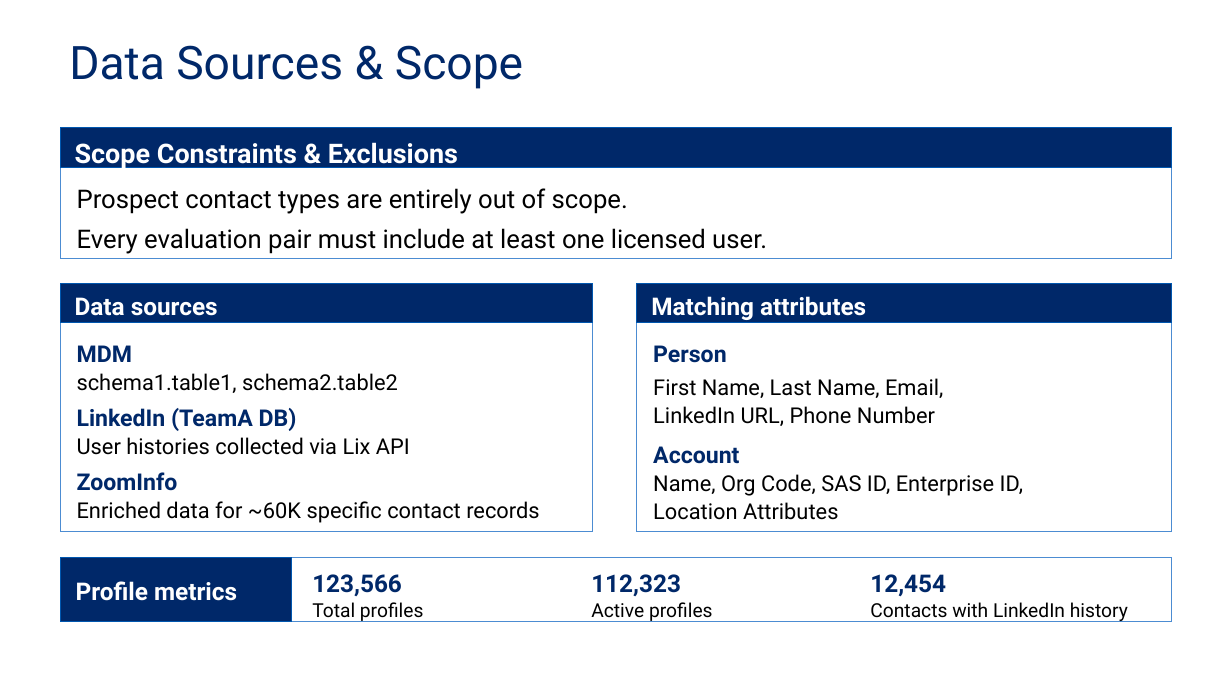
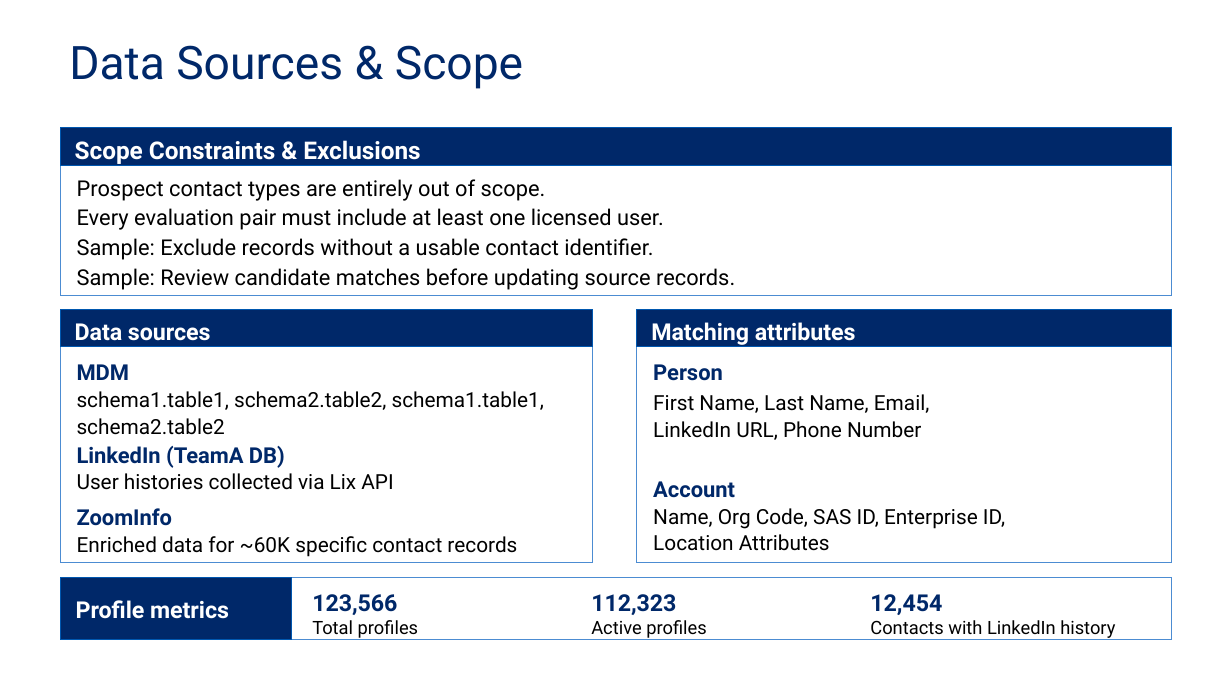
Before and after one commit to vidyasagarsvn/standalone-scripts, a slide deck: slide 3 of test.pptx. Drawn at 1232x693 pixels with LibreOffice and Linux fonts; fonts in the diff are those of the drawing. Boxes give left, top, right and bottom in pixels: in the first picture for what was removed or moved away, otherwise in the second. Text is boxed around its words. In the diff, an @@ line names an element or a change of style, - is before the commit and + after.

```diff
--- a/test.pptx
+++ b/test.pptx
@@ rectangle: place and size @@
-rectangle at [60,128,1172,259]
+rectangle at [60,128,1172,295]
@@ text "Scope Constraints & Exclusions" at [75,140,420,164]: size 21 to 19 pt @@
@@ text "Prospect contact types are entirely ...": place and size @@
-text "Prospect contact types are entirely ..." at [77,188,628,214]
+text "Prospect contact types are entirely ..." at [77,179,546,201]
@@ text "Prospect contact types are entirely ..." at [77,179,546,201]: size 20 to 17 pt @@
@@ text "Every evaluation pair must include ..." at [77,208,664,230]: size 20 to 17 pt @@
@@ text "Every evaluation pair must include ...": place and size @@
-text "Every evaluation pair must include ..." at [77,228,767,254]
+text "Every evaluation pair must include ..." at [77,208,664,230]
@@ text added at [77,238,653,260], 17 pt, text #000000 @@
+Sample: Exclude records without a usable contact identifier.
@@ text added at [77,268,735,290], 17 pt, text #000000 @@
+Sample: Review candidate matches before updating source records.
@@ 2 texts, 2 rectangles: place and size @@
-2 texts, 2 rectangles at [60,283,1172,323]
+2 texts, 2 rectangles at [60,310,1172,348]
@@ rectangle: place and size @@
-rectangle at [60,283,593,531]
+rectangle at [60,310,593,563]
@@ rectangle: place and size @@
-rectangle at [637,283,1172,531]
+rectangle at [637,310,1172,563]
@@ size 19 to 18.1 pt in 6 elements at [312,594,397,615], [591,594,676,615], [870,594,942,615], [76,600,229,619], [75,323,211,341], [651,322,856,345] @@
@@ text "First Name, Last Name, Email,": place and size @@
-text "First Name, Last Name, Email," at [653,378,943,426]
+text "First Name, Last Name, Email," at [653,394,930,440]
@@ text at [77,391,544,435]: text changed; size 17 to 16.1 pt @@
-schema1.table1, schema2.table2
+schema1.table1, schema2.table2, schema1.table1, schema2.table2
@@ size 18 to 17.1 pt in 5 elements at [77,364,130,380], [653,364,723,381], [653,481,735,498], [77,508,173,526], [77,446,285,468] @@
@@ text "LinkedIn (TeamA DB)": place and size @@
-text "LinkedIn (TeamA DB)" at [77,408,297,431]
+text "LinkedIn (TeamA DB)" at [77,446,285,468]
@@ size 17 to 16.1 pt in 4 elements at [653,394,930,440], [653,508,1005,551], [77,536,517,557], [77,473,393,490] @@
@@ 5 texts: place and size @@
-5 texts at [77,437,1023,523]
+5 texts at [77,473,1005,557]
@@ 9 texts, 2 rectangles: place and size @@
-9 texts, 2 rectangles at [60,345,1172,622]
+9 texts, 2 rectangles at [60,364,1172,640]
@@ size 15 to 14.2 pt in 3 elements at [312,620,419,638], [591,620,707,638], [870,620,1115,638] @@
```
Also in this commit, not shown: 2 other slides changed, 1 slide added.
